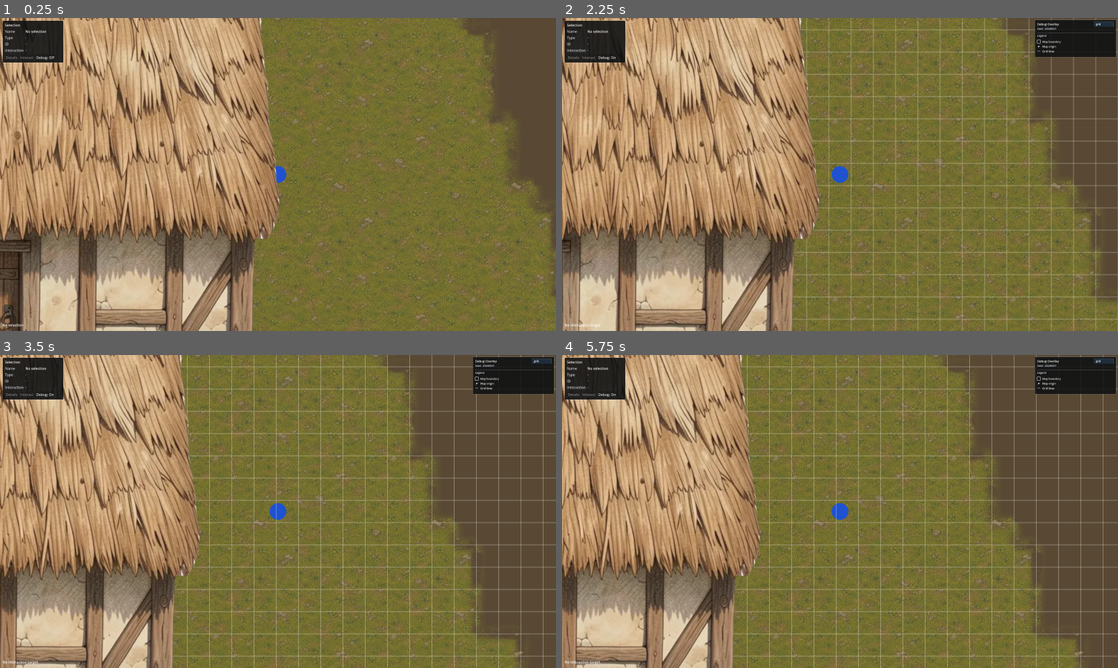
Above: before the commit, frames 1-4 (two rows, left to right).
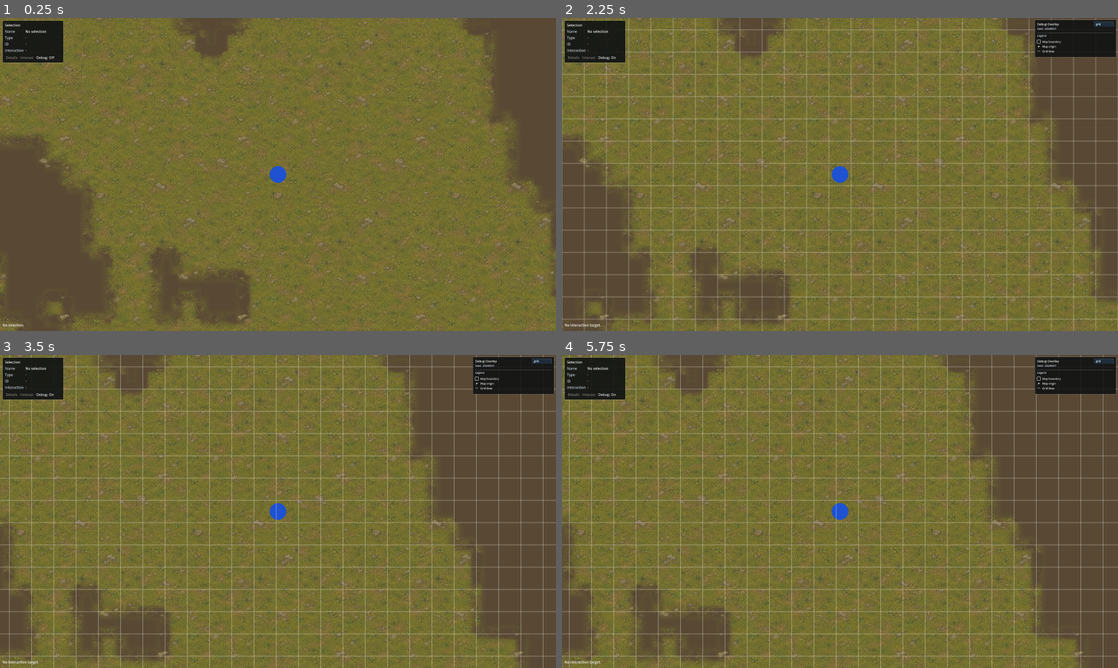
Above: after the commit, the same moments.

Repository: adunato/town-sim-godot
Game: Godot game, scene res://scenes/main.tscn
Same seed, same stepped clock (60 frames per second), same inputs: the game is played once before the commit and once after it.
Inputs (mouse positions are in pixels of both pictures, inside the frame that each line leads up to):
- Up to frame 1 (0.25 s): no input
- Up to frame 2 (2.25 s): click "Debug: Off" at 0.5 s; click "Debug: On" at 1.25 s; tap Enter at 2 s; move the mouse to (962, 158) at 2.02 s; hold D (move_right) from 2.03 s (still down); hold Right mouse button (interact_entity) from 2.03 s (still down); click (962, 158) at 2.17 s
- Up to frame 3 (3.5 s): release D (move_right) at 2.75 s; release Right mouse button (interact_entity) at 2.75 s; drag from (166, 527) to (250, 574) at 2.77 s
- Up to frame 4 (5.75 s): tap Space at 3.5 s; move the mouse to (895, 442) at 3.52 s; hold D (move_right) 3.53-4.25 s; hold Right mouse button (interact_entity) 3.53-4.25 s; drag from (812, 574) to (673, 464) at 4.27 s; tap Enter at 5 s; move the mouse to (1006, 558) at 5.02 s; hold A (move_left) from 5.03 s (still down); hold Right mouse button (interact_entity) from 5.03 s (still down)

The runs differ from the first frame. In frame 1, 43% of the frame differs, in the area x 0-51%, y 0-100%; in frame 2, 39%; in frame 3, 30%; in frame 4, 29%.

Commit message:
feat: add #53 building render size controls

Diff:
--- a/data/buildings/building_visual_profiles.json
+++ b/data/buildings/building_visual_profiles.json
@@ -11,6 +11,10 @@
 		"y": 0
 	  },
 	  "y_sort_origin": "footprint_bottom_center",
+	  "render_size": {
+		"width": 128,
+		"height": 96
+	  },
 	  "visual_bounds": {
 		"x": 0,
 		"y": 0,
@@ -32,6 +36,10 @@
 		"y": 0
 	  },
 	  "y_sort_origin": "footprint_bottom_center",
+	  "render_size": {
+		"width": 64,
+		"height": 64
+	  },
 	  "visual_bounds": {
 		"x": 0,
 		"y": 0,
@@ -53,6 +61,10 @@
 		"y": 0
 	  },
 	  "y_sort_origin": "footprint_bottom_center",
+	  "render_size": {
+		"width": 64,
+		"height": 64
+	  },
 	  "visual_bounds": {
 		"x": 0,
 		"y": 0,
--- a/scripts/buildings/building_data_registry.gd
+++ b/scripts/buildings/building_data_registry.gd
@@ -395,7 +395,7 @@
 
 func _validate_visual_profile(profile: Dictionary, source_name: String, index: int) -> Dictionary:
 	var location := "%s profiles[%d]" % [source_name, index]
-	for field in ["id", "texture_path", "anchor", "pixel_offset", "y_sort_origin", "expected_footprint_cells"]:
+	for field in ["id", "texture_path", "anchor", "pixel_offset", "y_sort_origin", "render_size", "expected_footprint_cells"]:
 		if not profile.has(field):
 			return _failure("%s is missing required field '%s'." % [location, field])
 
@@ -421,6 +421,8 @@
 		return _failure("%s field 'pixel_offset' must contain integer x and y fields." % location)
 	if typeof(profile.y_sort_origin) != TYPE_STRING or not SUPPORTED_Y_SORT_ORIGINS.has(String(profile.y_sort_origin)):
 		return _failure("%s field 'y_sort_origin' uses unsupported value '%s'." % [location, profile.get("y_sort_origin", "")])
+	if not _is_size2i_dictionary(profile.render_size):
+		return _failure("%s field 'render_size' must contain positive integer width and height fields." % location)
 	if not _is_footprint_dictionary(profile.expected_footprint_cells):
 		return _failure("%s field 'expected_footprint_cells' must contain positive integer width and height fields." % location)
 	if profile.has("visual_bounds") and profile.visual_bounds != null and not _is_rect2i_dictionary(profile.visual_bounds):
@@ -475,6 +477,17 @@
 	return value.has("x") and value.has("y") \
 		and _is_integer_number(value.x) \
 		and _is_integer_number(value.y)
+
+
+func _is_size2i_dictionary(value: Variant) -> bool:
+	if typeof(value) != TYPE_DICTIONARY:
+		return false
+
+	return value.has("width") and value.has("height") \
+		and _is_integer_number(value.width) \
+		and _is_integer_number(value.height) \
+		and int(value.width) > 0 \
+		and int(value.height) > 0
 
 
 func _is_valid_source_rect(value: Variant, texture_width: int, texture_height: int) -> bool:
--- a/scripts/buildings/building_entity_visual.gd
+++ b/scripts/buildings/building_entity_visual.gd
@@ -78,7 +78,7 @@
 
 
 func _configure_sprite(rect_size: Vector2, visual_profile: Dictionary) -> Dictionary:
-	for field in ["id", "texture_path", "anchor", "pixel_offset", "y_sort_origin"]:
+	for field in ["id", "texture_path", "anchor", "pixel_offset", "y_sort_origin", "render_size"]:
 		if not visual_profile.has(field):
 			return _failure("Visual profile is missing required field '%s'." % field)
 
@@ -100,11 +100,13 @@
 		sprite_texture = atlas
 		source_size = source_rect_result.rect.size
 
+	var render_size := _render_size_from_profile(visual_profile)
 	_sprite = Sprite2D.new()
 	_sprite.name = "ProfileSprite"
 	_sprite.centered = false
 	_sprite.texture = sprite_texture
-	_sprite.position = _sprite_position_for_profile(rect_size, source_size, visual_profile)
+	_sprite.scale = Vector2(render_size.x / source_size.x, render_size.y / source_size.y)
+	_sprite.position = _sprite_position_for_profile(rect_size, render_size, visual_profile)
 	_sprite.y_sort_enabled = true
 	_y_sort_origin_local_y = _local_y_for_y_sort_rule(rect_size, String(visual_profile.y_sort_origin))
 	z_as_relative = false
@@ -125,6 +127,10 @@
 	var source_anchor := _source_anchor_for_rule(source_size, String(visual_profile.anchor))
 	var offset := Vector2(int(visual_profile.pixel_offset.x), int(visual_profile.pixel_offset.y))
 	return anchor_point - source_anchor + offset
+
+
+func _render_size_from_profile(visual_profile: Dictionary) -> Vector2:
+	return Vector2(float(visual_profile.render_size.width), float(visual_profile.render_size.height))
 
 
 func _anchor_point_for_rule(rect_size: Vector2, anchor: String) -> Vector2:
--- a/scripts/validation/validate_building_data.gd
+++ b/scripts/validation/validate_building_data.gd
@@ -71,6 +71,7 @@
 		_expect(profile.anchor == "footprint_bottom_center", "visual profile should expose anchor")
 		_expect(profile.pixel_offset.x == 0 and profile.pixel_offset.y == 0, "visual profile should expose integer pixel_offset")
 		_expect(profile.y_sort_origin == "footprint_bottom_center", "visual profile should expose y_sort_origin")
+		_expect(profile.render_size.width == 128 and profile.render_size.height == 96, "visual profile should expose render_size")
 		_expect(profile.visual_bounds.width == 128 and profile.visual_bounds.height == 96, "visual profile should expose visual_bounds")
 		_expect(profile.expected_footprint_cells.width == 4, "visual profile should expose expected footprint width")
 		_expect(profile.expected_footprint_cells.height == 3, "visual profile should expose expected footprint height")
@@ -231,6 +232,10 @@
 	malformed_offset.profiles[0].pixel_offset.x = 0.5
 	_expect_invalid_visual_profiles(registry, malformed_offset, "malformed_pixel_offset")
 
+	var malformed_render_size := valid_config.duplicate(true)
+	malformed_render_size.profiles[0].render_size.height = 0
+	_expect_invalid_visual_profiles(registry, malformed_render_size, "malformed_render_size")
+
 	var malformed_visual_bounds := valid_config.duplicate(true)
 	malformed_visual_bounds.profiles[0].visual_bounds.width = 0
 	_expect_invalid_visual_profiles(registry, malformed_visual_bounds, "malformed_visual_bounds")
@@ -363,6 +368,7 @@
 		"anchor": "footprint_bottom_center",
 		"pixel_offset": {"x": 0, "y": 0},
 		"y_sort_origin": "footprint_bottom_center",
+		"render_size": {"width": 64, "height": 64},
 		"visual_bounds": {"x": 0, "y": 0, "width": 64, "height": 64},
 		"expected_footprint_cells": {"width": 2, "height": 2},
 	}
--- a/scripts/validation/validate_building_visual_config_tool.gd
+++ b/scripts/validation/validate_building_visual_config_tool.gd
@@ -63,6 +63,7 @@
 	edited.anchor = "footprint_center"
 	edited.pixel_offset = {"x": 4, "y": -2}
 	edited.y_sort_origin = "footprint_center"
+	edited.render_size = {"width": 96, "height": 72}
 	edited.visual_bounds = {"x": -8, "y": -16, "width": 96, "height": 88}
 	var messages: Array[String] = store.call("get_validation_messages", definition, edited)
 	_expect(messages.is_empty(), "valid edited placement fields should pass validation: %s" % str(messages))
@@ -76,6 +77,11 @@
 	invalid_bounds.visual_bounds.width = 0
 	var bounds_messages: Array[String] = store.call("get_validation_messages", definition, invalid_bounds)
 	_expect(not bounds_messages.is_empty(), "malformed visual bounds should produce validation feedback")
+
+	var invalid_render_size := edited.duplicate(true)
+	invalid_render_size.render_size.width = 0
+	var render_size_messages: Array[String] = store.call("get_validation_messages", definition, invalid_render_size)
+	_expect(not render_size_messages.is_empty(), "malformed render size should produce validation feedback")
 
 
 func _verify_assignment_validation(store: RefCounted, definition: Dictionary, profile: Dictionary) -> void:
@@ -97,6 +103,7 @@
 	var edited_definition := definition.duplicate(true)
 	var edited_profile := profile.duplicate(true)
 	edited_profile.pixel_offset = {"x": 7, "y": -3}
+	edited_profile.render_size = {"width": int(definition.footprint_cells.width) * 32, "height": int(definition.footprint_cells.height) * 32}
 	edited_profile.visual_bounds = {"x": -4, "y": -8, "width": 132, "height": 104}
 
 	var definition_apply: Dictionary = store.call("apply_definition_profile_id", String(edited_definition.id), String(edited_profile.id))
@@ -105,6 +112,7 @@
 		"anchor": edited_profile.anchor,
 		"pixel_offset": edited_profile.pixel_offset,
 		"y_sort_origin": edited_profile.y_sort_origin,
+		"render_size": edited_profile.render_size,
 		"visual_bounds": edited_profile.visual_bounds,
 	})
 	_expect(profile_apply.ok, "tool should apply visual profile placement edits: %s" % profile_apply.get("error", ""))
@@ -125,6 +133,8 @@
 		var saved_profile := _find_record(profiles_data.profiles, String(edited_profile.id))
 		_expect(int(saved_profile.pixel_offset.x) == int(edited_profile.pixel_offset.x), "save should persist pixel_offset.x edits")
 		_expect(int(saved_profile.pixel_offset.y) == int(edited_profile.pixel_offset.y), "save should persist pixel_offset.y edits")
+		_expect(int(saved_profile.render_size.width) == int(edited_profile.render_size.width), "save should persist render_size.width edits")
+		_expect(int(saved_profile.render_size.height) == int(edited_profile.render_size.height), "save should persist render_size.height edits")
 		_expect(int(saved_profile.visual_bounds.x) == int(edited_profile.visual_bounds.x), "save should persist visual_bounds.x edits")
 		_expect(int(saved_profile.visual_bounds.y) == int(edited_profile.visual_bounds.y), "save should persist visual_bounds.y edits")
 		_expect(int(saved_profile.visual_bounds.width) == int(edited_profile.visual_bounds.width), "save should persist visual_bounds.width edits")
--- a/scripts/validation/validate_entity_model.gd
+++ b/scripts/validation/validate_entity_model.gd
@@ -97,10 +97,14 @@
 			continue
 
 		var definition: Dictionary = definition_result.definition
+		var visual_result: Dictionary = registry.call("resolve_definition_visual_profile", definition)
+		_expect(visual_result.ok, "visual profile lookup should succeed for '%s': %s" % [definition.id, visual_result.get("error", "")])
+		if not visual_result.ok:
+			continue
 		var expected_rect := _expected_world_rect(model, instance, definition)
 		_verify_public_api(entity, instance, definition, expected_rect)
 		_verify_capability_components(entity, instance, definition, expected_rect)
-		_verify_visual(entity, definition, expected_rect)
+		_verify_visual(entity, definition, visual_result.visual_profile, expected_rect)
 		_verify_collision(entity, instance, definition, expected_rect)
 
 
@@ -148,7 +152,7 @@
 		_expect(bool(interactable.call("is_interactable")) == bool(definition.interactable), "interactable component flag should match '%s'" % instance.instance_id)
 
 
-func _verify_visual(entity: Node, definition: Dictionary, expected_rect: Rect2) -> void:
+func _verify_visual(entity: Node, definition: Dictionary, visual_profile: Dictionary, expected_rect: Rect2) -> void:
 	var visual: Node = entity.call("get_visual_node")
 	_expect(visual != null, "building entity '%s' should expose a visual node" % entity.call("get_source_instance_id"))
 	if visual == null:
@@ -157,8 +161,20 @@
 	_expect(_rects_equal_approx(visual.call("get_visual_rect"), expected_rect), "visual rect should match world rect for '%s'" % entity.call("get_source_instance_id"))
 	_expect(entity.call("get_visual_profile_id") == String(definition.visual_profile_id), "building entity '%s' should expose the resolved visual profile id" % entity.call("get_source_instance_id"))
 	_expect(visual.call("get_visual_profile_id") == String(definition.visual_profile_id), "visual node should expose visual profile id for '%s'" % entity.call("get_source_instance_id"))
-	_expect(visual.call("get_sprite_node") is Sprite2D, "visual node should create a Sprite2D for '%s'" % entity.call("get_source_instance_id"))
+	var sprite: Sprite2D = visual.call("get_sprite_node")
+	_expect(sprite is Sprite2D, "visual node should create a Sprite2D for '%s'" % entity.call("get_source_instance_id"))
+	if sprite is Sprite2D:
+		var expected_scale := _expected_sprite_scale(sprite, visual_profile)
+		_expect(sprite.scale.is_equal_approx(expected_scale), "visual sprite scale should match render_size for '%s'" % entity.call("get_source_instance_id"))
 	_expect(String(visual.call("get_texture_path")).begins_with("res://"), "visual node should retain texture path for '%s'" % entity.call("get_source_instance_id"))
+
+
+func _expected_sprite_scale(sprite: Sprite2D, visual_profile: Dictionary) -> Vector2:
+	var texture_size := sprite.texture.get_size()
+	return Vector2(
+		float(visual_profile.render_size.width) / maxf(texture_size.x, 1.0),
+		float(visual_profile.render_size.height) / maxf(texture_size.y, 1.0)
+	)
 
 
 func _verify_collision(entity: Node, instance: Dictionary, definition: Dictionary, expected_rect: Rect2) -> void:
Not shown, changed: addons/townsim_building_visual_config/building_visual_config_dock.gd
Not shown, changed: addons/townsim_building_visual_config/building_visual_preview.gd
